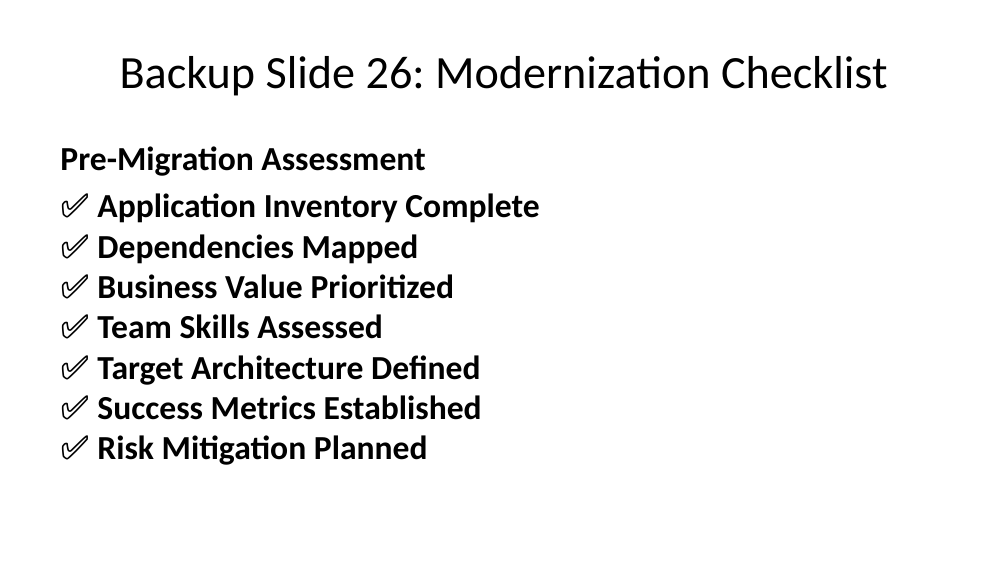
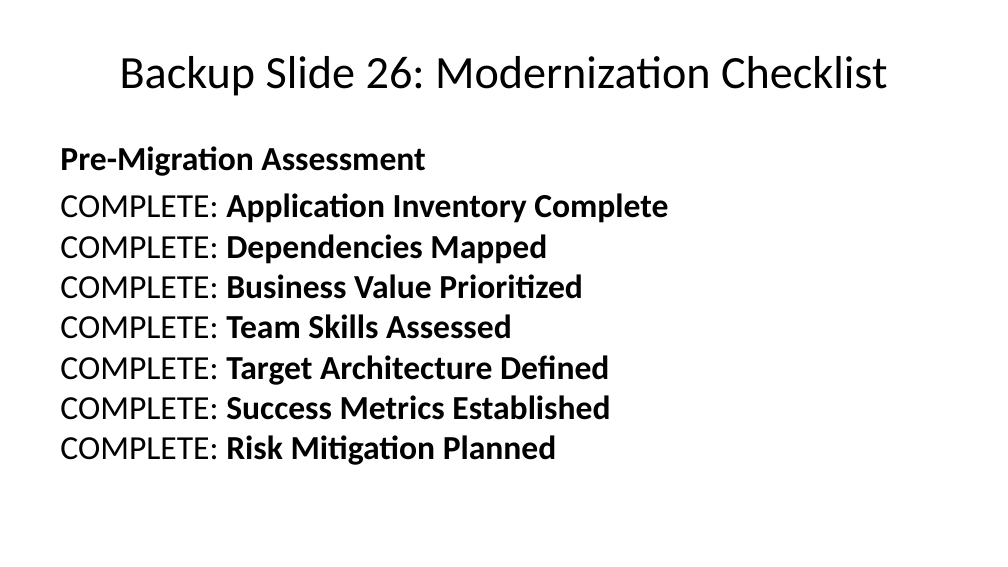
Before and after one commit to my-janala/app-modernisation-demo, a slide deck: slide 35 of App_Modernization_Business_Slides.pptx. Drawn at 1008x567 pixels with LibreOffice and Linux fonts; fonts in the diff are those of the drawing. Boxes give left, top, right and bottom in pixels: in the first picture for what was removed or moved away, otherwise in the second. Text is boxed around its words. In the diff, an @@ line names an element or a change of style, - is before the commit and + after.

```diff
--- a/App_Modernization_Business_Slides.pptx
+++ b/App_Modernization_Business_Slides.pptx
@@ text at box(60, 193, 668, 465): text changed @@
-✅ Application Inventory Complete
-✅ Dependencies Mapped
-✅ Business Value Prioritized
-✅ Team Skills Assessed
-✅ Target Architecture Defined
-✅ Success Metrics Established
-✅ Risk Mitigation Planned
+COMPLETE: Application Inventory Complete
+COMPLETE: Dependencies Mapped
+COMPLETE: Business Value Prioritized
+COMPLETE: Team Skills Assessed
+COMPLETE: Target Architecture Defined
+COMPLETE: Success Metrics Established
+COMPLETE: Risk Mitigation Planned
```
Also in this commit, not shown: 16 other slides changed, 5 other files.
